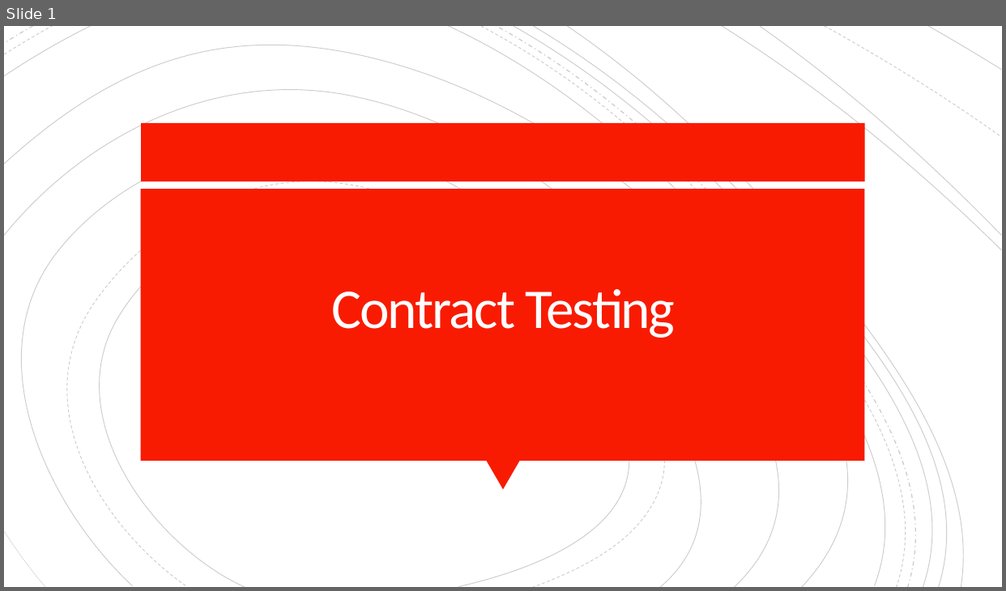
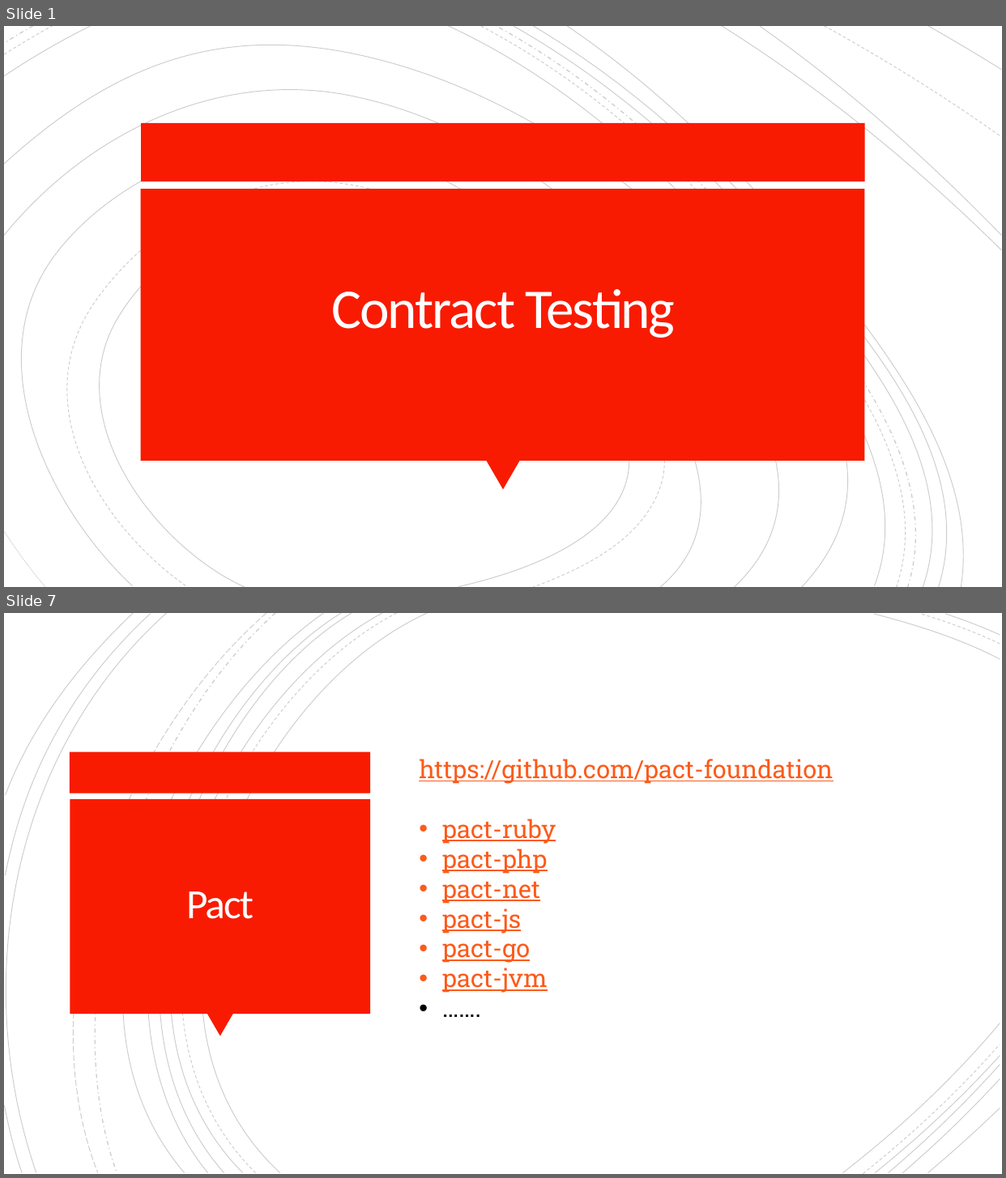
Before and after one commit to gigapr/Presentations, a slide deck: ConsumerDrivenContract.pptx. Shown one above the other, each under a label of ours: slide 1 before the commit, slides 1 and 7 after it; the slides between them are not shown. The pictures are 1006x591 and 1006x1178 pixels, drawn with LibreOffice and Linux fonts; fonts in the diff are those of the drawing. Boxes give left, top, right and bottom in pixels: in the first picture for what was removed or moved away, otherwise in the second. Text is boxed around its words. In the diff, an @@ line names an element or a change of style, - is before the commit and + after.

```diff
--- a/ConsumerDrivenContract.pptx
+++ b/ConsumerDrivenContract.pptx
@@ slide 7 added at [4, 613, 1002, 1174], background #FFFFFF @@
@@ group added at [4, 613, 1000, 1174]: 21 freeform shapes @@
@@ rectangle added at [70, 752, 371, 794], fill #F81B02 @@
@@ text added at [419, 759, 833, 993], 24 pt, text #FC5A1A, underline @@
+https://github.com/pact-foundation
+• pact-ruby
+• pact-php
+• pact-net
+• pact-js
+• pact-go
+• pact-jvm
+• …….
@@ rectangle added at [70, 799, 370, 1014], fill #F81B02 @@
@@ title added at [186, 892, 253, 919], 40 pt, text #FFFEFF @@
+Pact
@@ triangle added at [206, 1014, 233, 1037], fill #F81B02 @@
```
Also in this commit, not shown: 3 slides changed, 5 other slides added.
